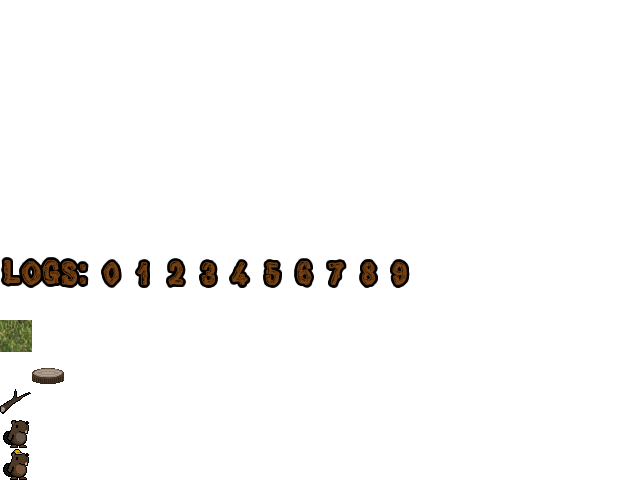
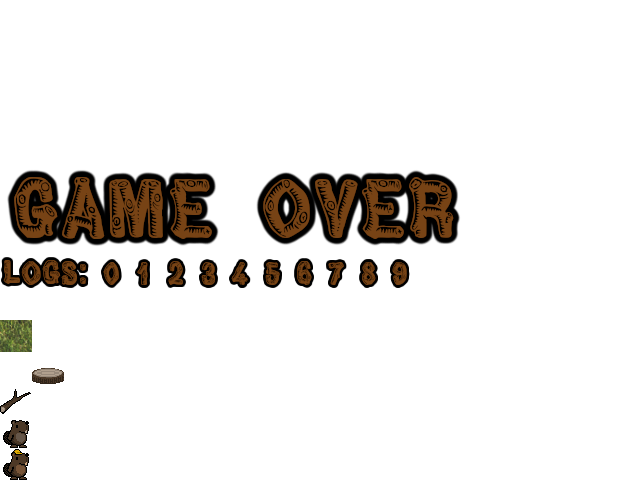
Revision of a layered w=640, h=480 image; what changed, layer by layer:
painted on "Text" over box(7, 170, 461, 247)
